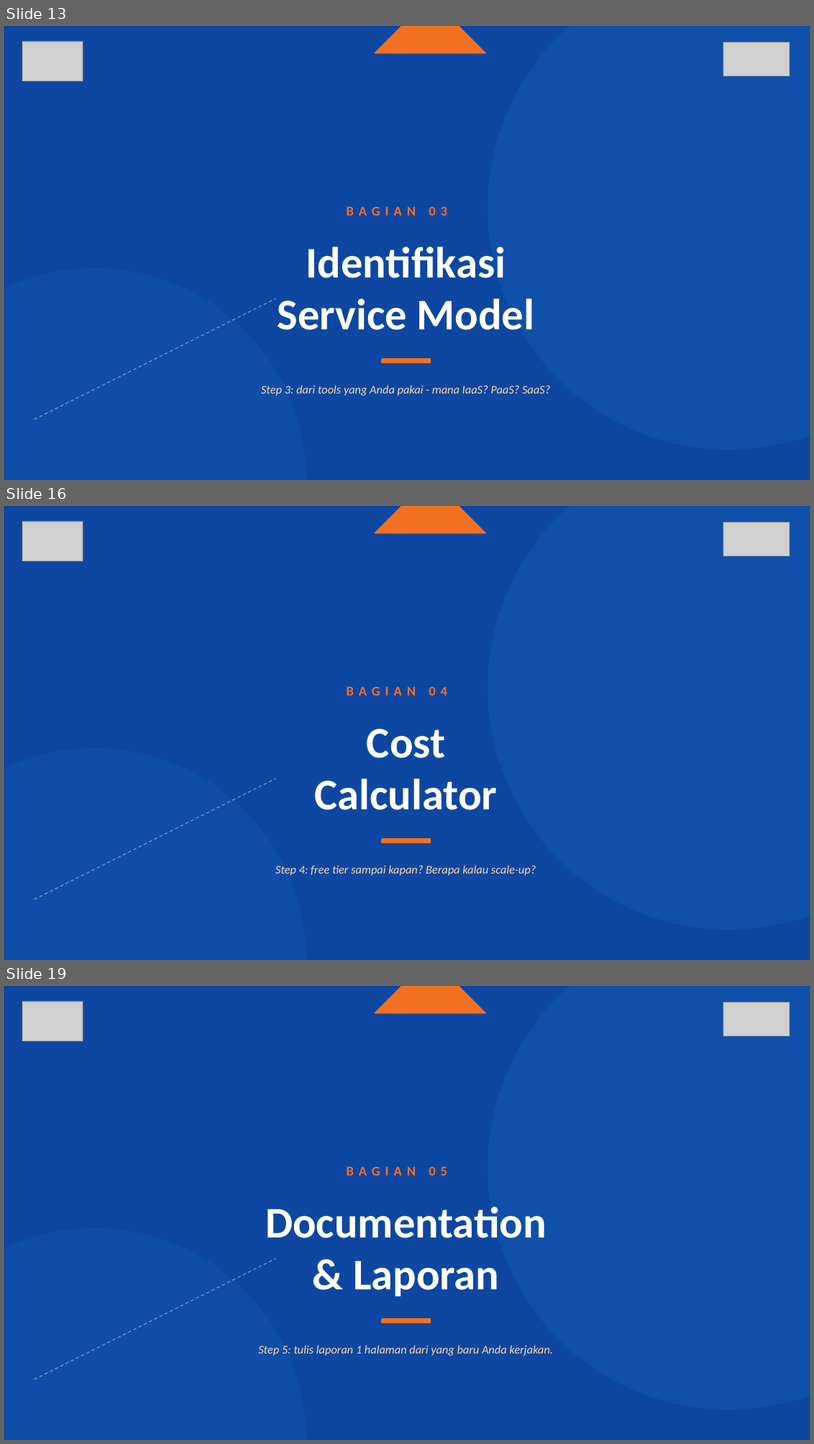
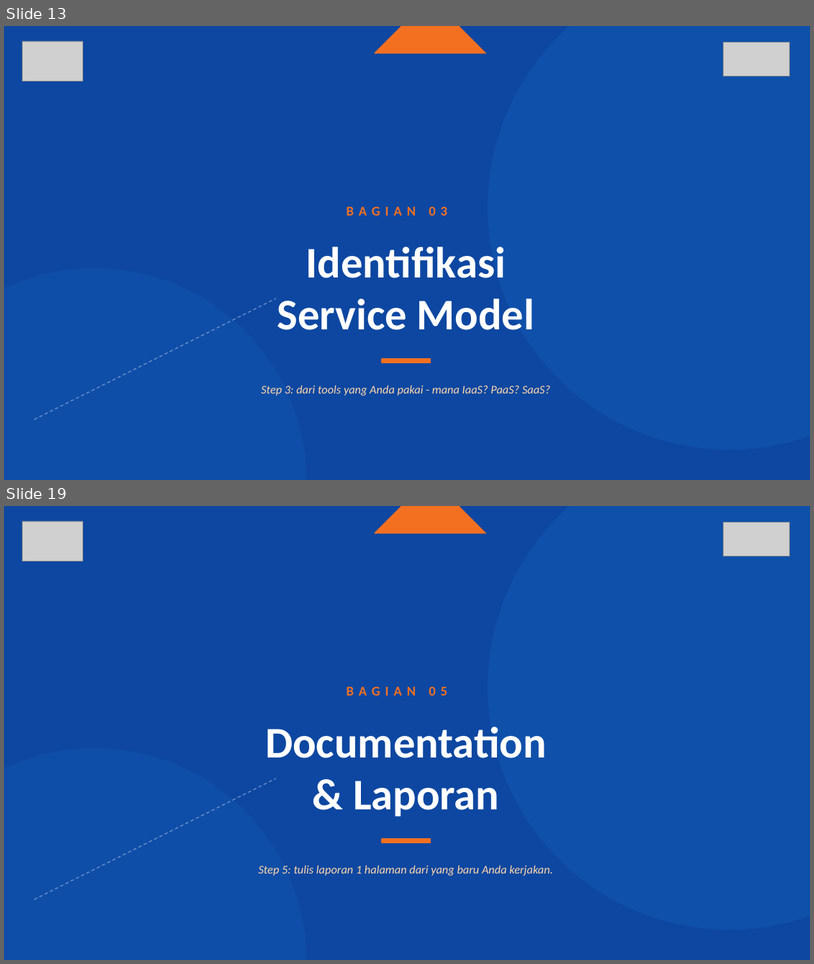
Before and after one commit to SeedFlora/meet1CloudService, a slide deck: slides/LAB01_Pengantar_Cloud_Hands_On_Final.pptx. Shown one above the other, each under a label of ours: slides 13, 16 and 19 before the commit, slides 13 and 19 after it; the slides between them are not shown. The pictures are 814x1444 and 814x964 pixels, drawn with LibreOffice and Linux fonts; fonts in the diff are those of the drawing; grey boxes stand for pictures. Boxes give left, top, right and bottom in pixels: in the first picture for what was removed or moved away, otherwise in the second. Text is boxed around its words. In the diff, an @@ line names an element or a change of style, - is before the commit and + after.

```diff
--- a/slides/LAB01_Pengantar_Cloud_Hands_On_Final.pptx
+++ b/slides/LAB01_Pengantar_Cloud_Hands_On_Final.pptx
@@ slide 16 removed at (4,506,810,960), background #0D47A1 @@
@@ picture removed at (22,521,82,561) @@
@@ right triangle removed at (375,506,486,589) @@
@@ ellipse removed at (424,509,430,514) @@
@@ ellipse removed at (437,509,442,514) @@
@@ ellipse removed at (451,509,456,514) @@
@@ ellipse removed at (488,506,810,929) @@
@@ picture removed at (724,523,790,556) @@
@@ text removed at (347,686,448,695) @@
-BAGIAN 04
@@ text removed at (315,728,497,810) @@
-Cost
-Calculator
@@ ellipse removed at (4,748,306,960) @@
@@ line removed from (34, 899) to (276, 778) @@
@@ rectangle removed at (382,839,430,842) @@
@@ text removed at (275,865,536,875) @@
-Step 4: free tier sampai kapan? Berapa kalau scale-up?
```
Also in this commit, not shown: 22 slides changed, 2 slides added, 1 other slide removed, 1 other file.
